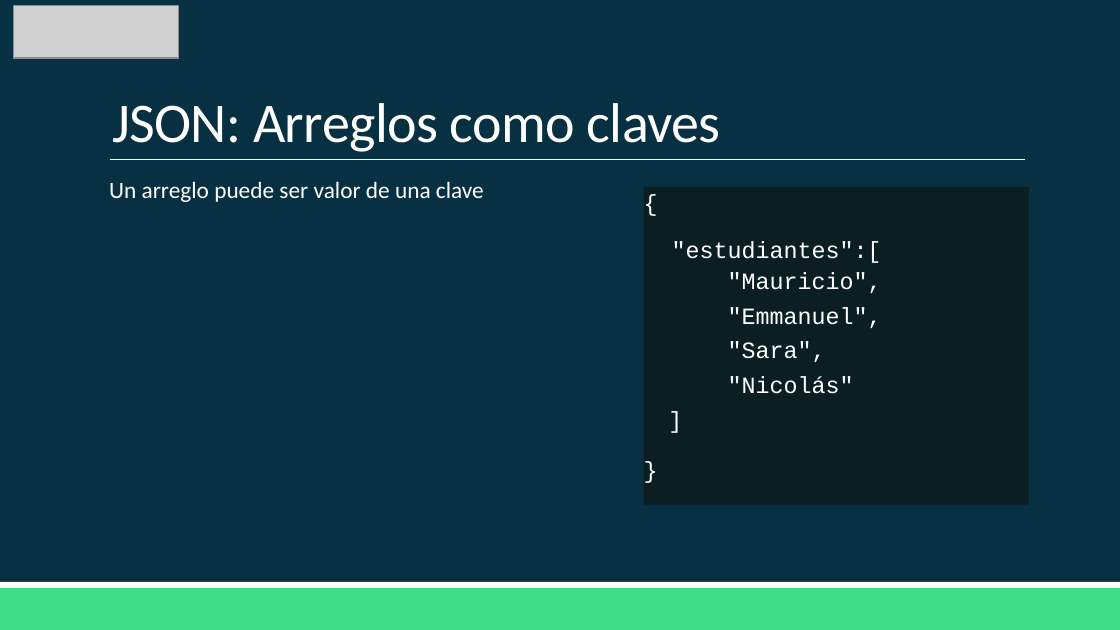
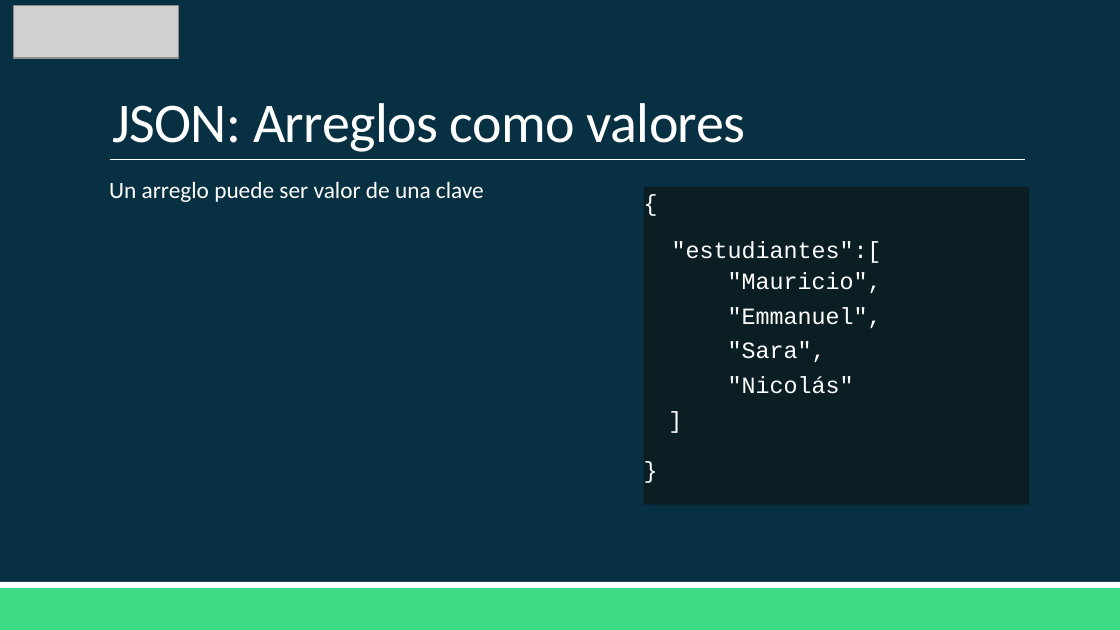
Before and after one commit to Domiciano/AppMoviles201, a slide deck: slide 7 of Clase 10/Clase 10.pptx (slide 10 before the commit). Drawn at 1120x630 pixels with LibreOffice and Linux fonts; fonts in the diff are those of the drawing; grey boxes stand for pictures. Boxes give left, top, right and bottom in pixels: in the first picture for what was removed or moved away, otherwise in the second. Text is boxed around its words. In the diff, an @@ line names an element or a change of style, - is before the commit and + after.

```diff
--- a/Clase 10/Clase 10.pptx
+++ b/Clase 10/Clase 10.pptx
@@ title at (x1=112, y1=103, x2=746, y2=152): text changed @@
-JSON: Arreglos como claves
+JSON: Arreglos como valores
```
Also in this commit, not shown: 2 other slides changed, 31 slides added, 1 slide removed, 2 other files.
